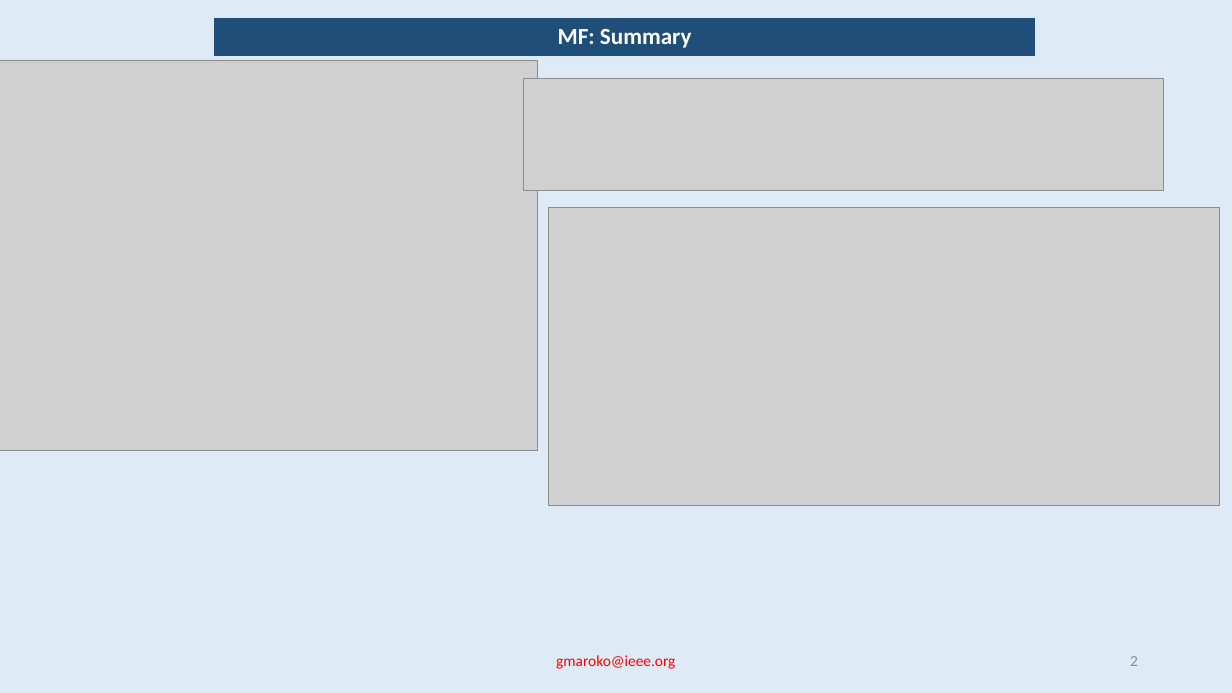
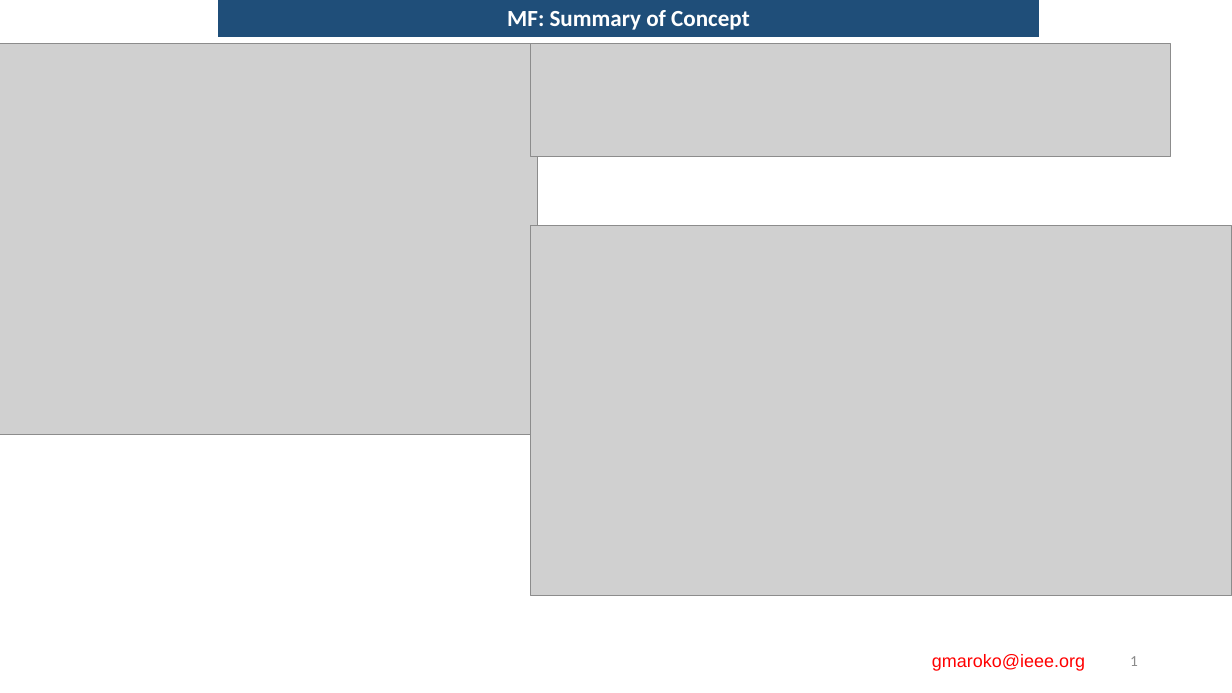
Before and after one commit to gmaroko/IEEE-Kenya-Section-Symposium-2018, a slide deck: slide 1 of MF.pptx (slide 2 before the commit). Drawn at 1232x693 pixels with LibreOffice and Linux fonts; fonts in the diff are those of the drawing; grey boxes stand for pictures; background and template pictures are left out. Boxes give left, top, right and bottom in pixels: in the first picture for what was removed or moved away, otherwise in the second. Text is boxed around its words. In the diff, an @@ line names an element or a change of style, - is before the commit and + after.

Commit message:
Final presentation

```diff
--- a/MF.pptx
+++ b/MF.pptx
@@ background #DEEBF7 to picture (left out) @@
@@ table at bbox=[218, 0, 1039, 37] @@
-row 1, column 1: MF: Summary
+row 1, column 1: MF: Summary of Concept
@@ table: place and size @@
-table at bbox=[214, 18, 1035, 55]
+table at bbox=[218, 0, 1039, 37]
@@ picture: place and size @@
-picture at bbox=[0, 61, 538, 451]
+picture at bbox=[0, 44, 538, 434]
@@ picture: place and size @@
-picture at bbox=[524, 79, 1165, 190]
+picture at bbox=[531, 44, 1171, 156]
@@ picture: place and size @@
-picture at bbox=[549, 208, 1220, 506]
+picture at bbox=[531, 226, 1232, 596]
@@ text "gmaroko@ieee.org": place and size @@
-text "gmaroko@ieee.org" at bbox=[556, 655, 675, 669]
+text "gmaroko@ieee.org" at bbox=[932, 654, 1085, 671]
@@ text "gmaroko@ieee.org" at bbox=[932, 654, 1085, 671]: size 12 to 14 pt, font Calibri to Arial @@
@@ page number at bbox=[1130, 656, 1138, 666]: text changed @@
-2
+1
```
Also in this commit, not shown: 1 other slide changed, 1 slide added, 1 slide removed.
